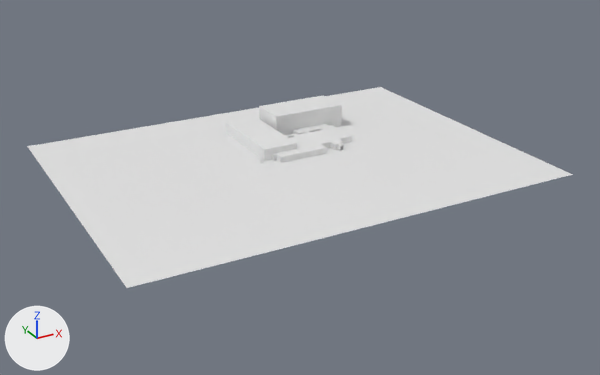
A saved change to the FBX model Assets/Levels/Level_One.FBX.
The view is the same before and after, from a 50 mm camera at (-361.0, -680.0, 307.0) aimed at (3.0, -17.0, -24.0). Lighting does not change. The marker at lower left points along +X, +Y and +Z. Where no turn or scale is listed for an object, it has been applied to the vertices.
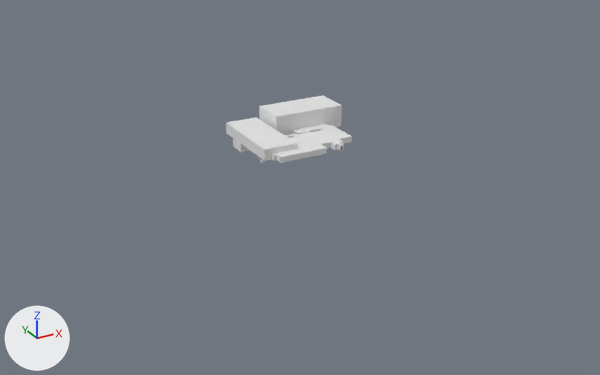
What differs and where, as boxes (x1, y1, x2, y2) in the pictures (600 x 375 px):
'Plane001', deleted
    before: (27, 87, 573, 288)
'Box099', added
    after: (233, 138, 250, 152)

The change, as a list of edits to the scene's bpy script:
```text
Add me_mesh_200_1:
    me_mesh_200_1.from_pydata(...)  # 38 vertices, 72 faces; spans x -18.0..18.0, y -10.0..10.0, z -10.0..0.0
Remove ob_plane001:
    ob_plane001 = bpy.data.objects.new('Plane001', me_mesh_002)
    ob_plane001.location = (0.0, 0.0, 0.0)
Add ob_box099:
    ob_box099 = bpy.data.objects.new('Box099', me_mesh_200_1)
    ob_box099.location = (-4.0, 75.0, 0.0)
```
